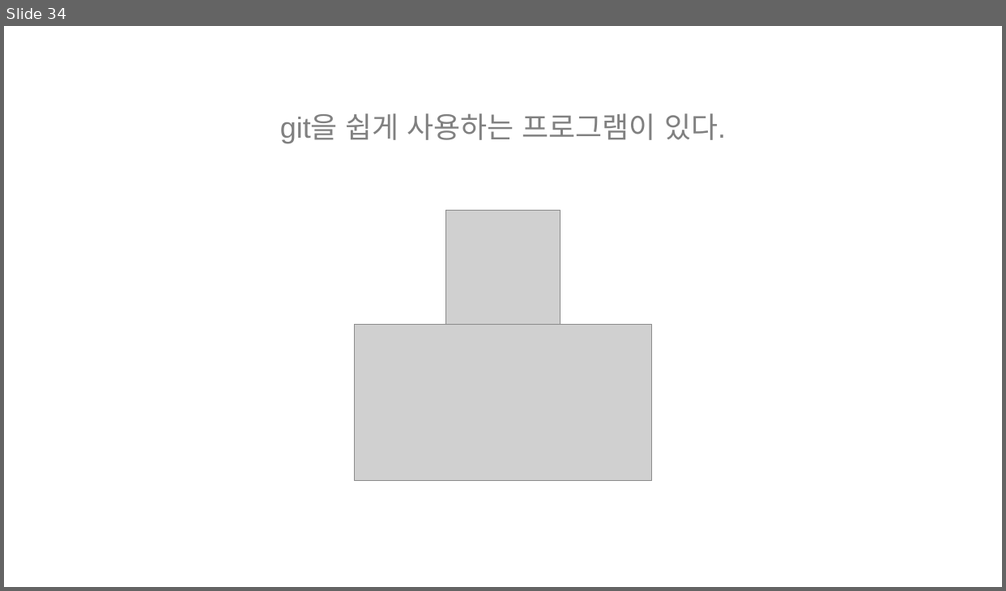
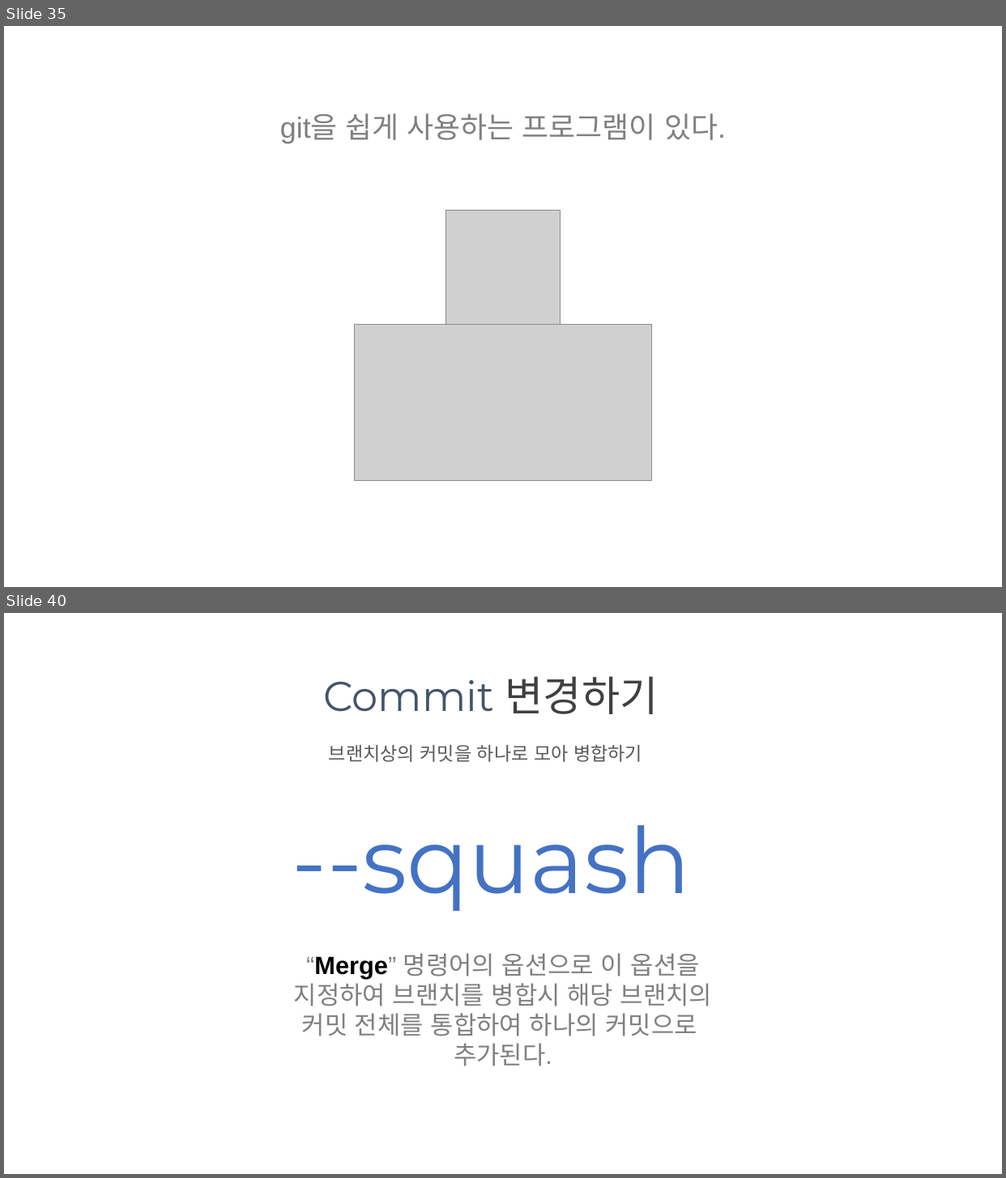
Before and after one commit to juniair/Summary-PPT, a slide deck: git 사용법.pptx. Shown one above the other, each under a label of ours: slide 34 before the commit, slides 35 and 40 after it; the slides between them are not shown. The pictures are 1006x591 and 1006x1178 pixels, drawn with LibreOffice and Linux fonts; fonts in the diff are those of the drawing; grey boxes stand for pictures. Boxes give left, top, right and bottom in pixels: in the first picture for what was removed or moved away, otherwise in the second. Text is boxed around its words. In the diff, an @@ line names an element or a change of style, - is before the commit and + after.

```diff
--- a/git 사용법.pptx
+++ b/git 사용법.pptx
@@ slide 40 added at <box>4,613,1002,1174</box>, background #FFFFFF @@
@@ text added at <box>323,676,658,714</box>, 40 pt, text #44546A @@
+Commit 변경하기
@@ text added at <box>329,744,642,762</box>, 18 pt, text #595959 @@
+브랜치상의 커밋을 하나로 모아 병합하기
@@ text added at <box>292,825,691,911</box>, 88 pt, text #4472C4 @@
+--squash
@@ text added at <box>294,953,712,1067</box>, 24 pt, text #808080 @@
+“Merge” 명령어의 옵션으로 이 옵션을
+지정하여 브랜치를 병합시 해당 브랜치의
+커밋 전체를 통합하여 하나의 커밋으로
+추가된다.
@@ what was slide 34 is now slide 35 @@
```
Also in this commit, not shown: 2 slides changed, 8 other slides added, 1 slide removed.
